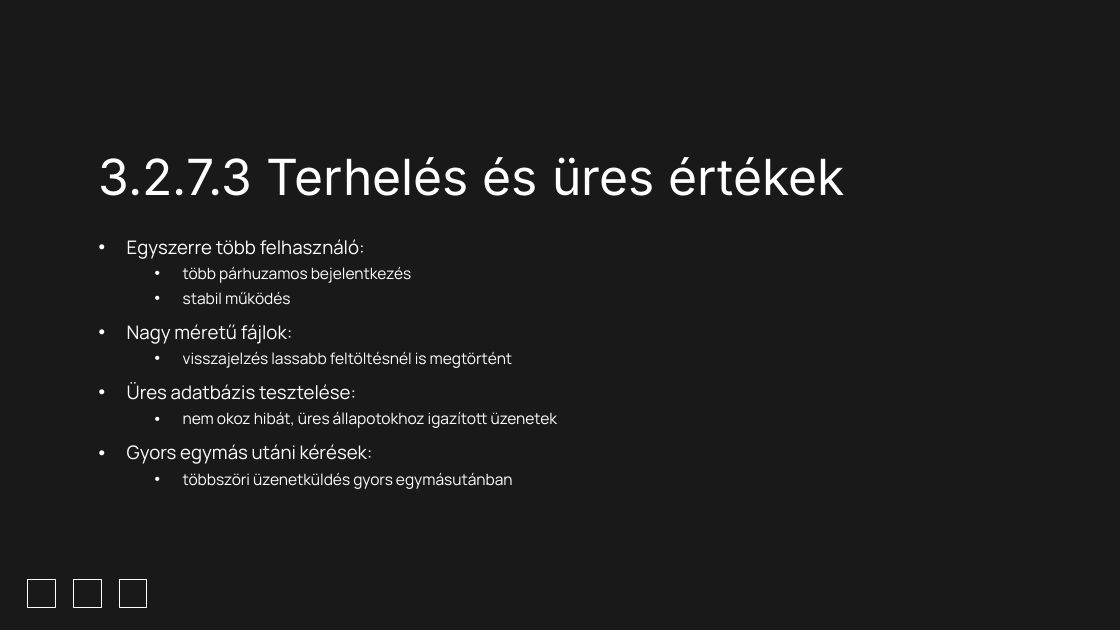
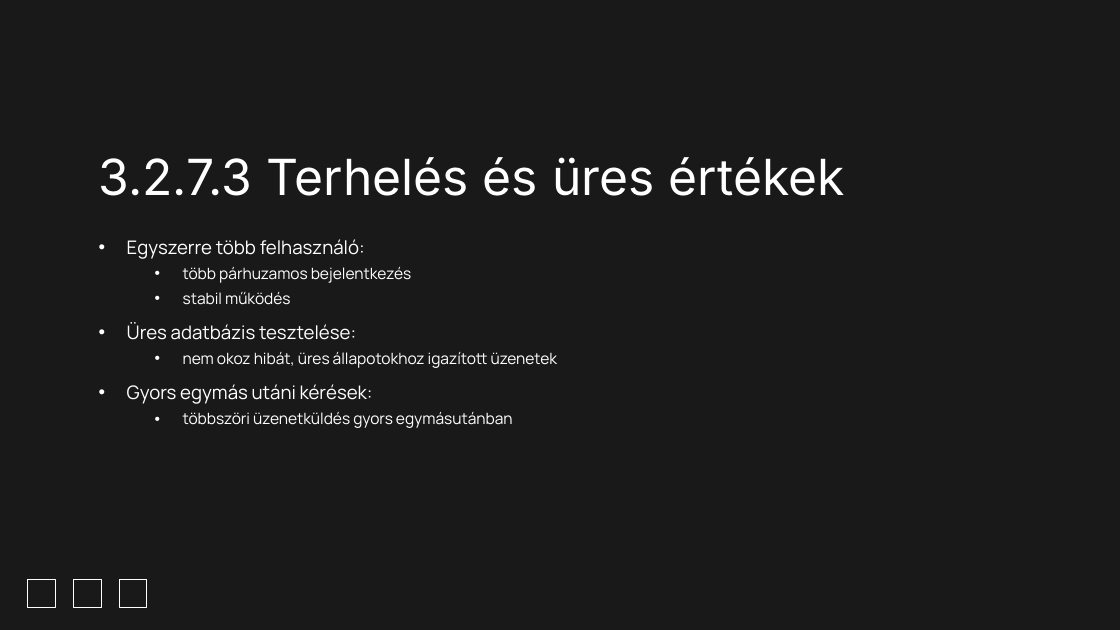
Before and after one commit to Dominik488/ViszgaRemek, a slide deck: slide 61 of documentation 2.pptx (slide 62 before the commit). Drawn at 1120x630 pixels with LibreOffice and Linux fonts; fonts in the diff are those of the drawing; background and template pictures are left out. Boxes give left, top, right and bottom in pixels: in the first picture for what was removed or moved away, otherwise in the second. Text is boxed around its words. In the diff, an @@ line names an element or a change of style, - is before the commit and + after.

```diff
--- a/documentation 2.pptx
+++ b/documentation 2.pptx
@@ subtitle at bbox=[127, 324, 512, 368]: paragraphs removed @@
-• Nagy méretű fájlok:
-  • visszajelzés lassabb feltöltésnél is megtörtént
```
Also in this commit, not shown: 12 other slides changed, 1 slide removed.
